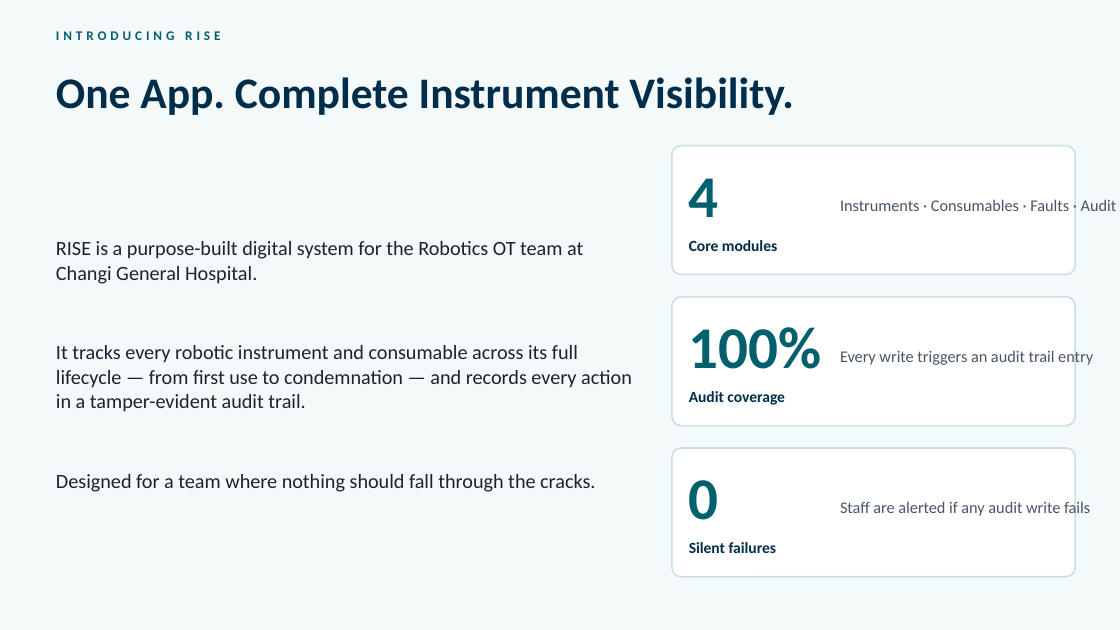
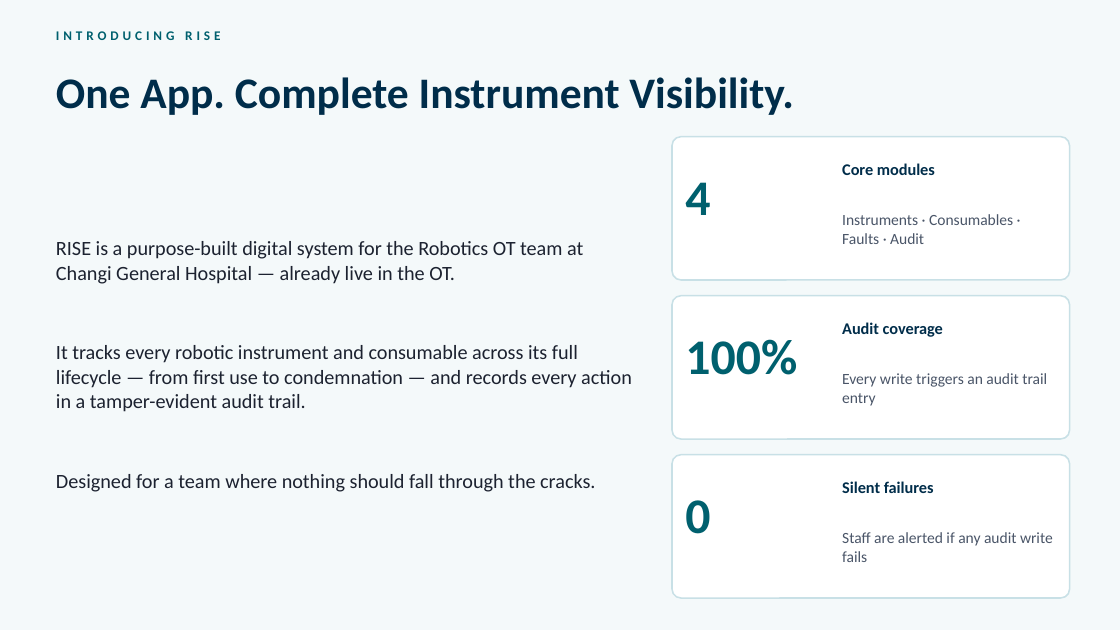
Before and after one commit to JimLTC/robotic-tracker, a slide deck: slide 3 of RISE_Presentation.pptx. Drawn at 1120x630 pixels with LibreOffice and Linux fonts; fonts in the diff are those of the drawing. Boxes give left, top, right and bottom in pixels: in the first picture for what was removed or moved away, otherwise in the second. Text is boxed around its words. In the diff, an @@ line names an element or a change of style, - is before the commit and + after.

```diff
--- a/RISE_Presentation.pptx
+++ b/RISE_Presentation.pptx
@@ rounded rectangle: place and size @@
-rounded rectangle at bbox=[672, 146, 1075, 274]
+rounded rectangle at bbox=[672, 137, 1070, 280]
@@ size 10 to 10.5 pt in 3 elements at bbox=[842, 481, 934, 493], bbox=[842, 322, 943, 337], bbox=[842, 163, 935, 175] @@
@@ text "Core modules": place and size @@
-text "Core modules" at bbox=[689, 240, 777, 251]
+text "Core modules" at bbox=[842, 163, 935, 175]
@@ text "Instruments · Consumables · Faults ...": place and size @@
-text "Instruments · Consumables · Faults ..." at bbox=[840, 199, 1117, 211]
+text "Instruments · Consumables · Faults ..." at bbox=[842, 214, 1013, 244]
@@ text at bbox=[56, 241, 583, 284]: text changed @@
-RISE is a purpose-built digital system for the Robotics OT team at Changi General Hospital.
+RISE is a purpose-built digital system for the Robotics OT team at Changi General Hospital — already live in the OT.
@@ rounded rectangle: place and size @@
-rounded rectangle at bbox=[672, 297, 1075, 426]
+rounded rectangle at bbox=[672, 296, 1070, 439]
@@ text "Audit coverage": place and size @@
-text "Audit coverage" at bbox=[689, 391, 785, 405]
+text "Audit coverage" at bbox=[842, 322, 943, 337]
@@ text "Every write triggers an audit ...": place and size @@
-text "Every write triggers an audit ..." at bbox=[840, 349, 1093, 367]
+text "Every write triggers an audit ..." at bbox=[842, 373, 1047, 406]
@@ proportions changed in 3 elements at bbox=[672, 137, 1070, 280], bbox=[672, 296, 1070, 439], bbox=[672, 455, 1070, 598] @@
@@ rounded rectangle: place and size @@
-rounded rectangle at bbox=[672, 448, 1075, 577]
+rounded rectangle at bbox=[672, 455, 1070, 598]
@@ size 38 to 32 pt in 3 elements at bbox=[685, 182, 710, 215], bbox=[685, 339, 797, 375], bbox=[685, 500, 710, 534] @@
@@ text "0": place and size @@
-text "0" at bbox=[689, 480, 719, 520]
+text "0" at bbox=[685, 500, 710, 534]
@@ text "Silent failures": place and size @@
-text "Silent failures" at bbox=[689, 542, 777, 553]
+text "Silent failures" at bbox=[842, 481, 934, 493]
@@ size 10.5 to 10 pt in 3 elements at bbox=[842, 214, 1013, 244], bbox=[842, 373, 1047, 406], bbox=[842, 532, 1053, 562] @@
@@ text "Staff are alerted if any ...": place and size @@
-text "Staff are alerted if any ..." at bbox=[840, 500, 1090, 518]
+text "Staff are alerted if any ..." at bbox=[842, 532, 1053, 562]
```
Also in this commit, not shown: 3 other slides changed, 2 slides added, 1 slide removed, 1 other file.
